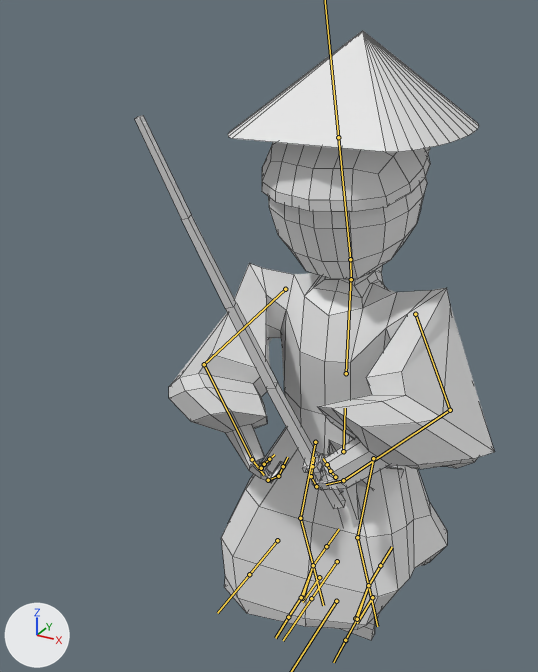
The FBX model Map/Assets/Models/Yamato_samurai_advanced/Yamato_samurai_advanced.fbx as it was, and as the next commit left it.
Before and after are seen from a 50 mm camera at (6.51, -16.04, 16.15) aimed at (-1.09, -2.22, 9.24). Arrows for +X, +Y and +Z are at lower left; the lights stay in place. Both versions are drawn at frame 7 of the action 'Armature|Waiting'; the numbers are the values there. The bones that bend it are drawn over the model as lines. Mesh edges are drawn as thin lines.

In view in the first picture: 'Samurai Advanced'.
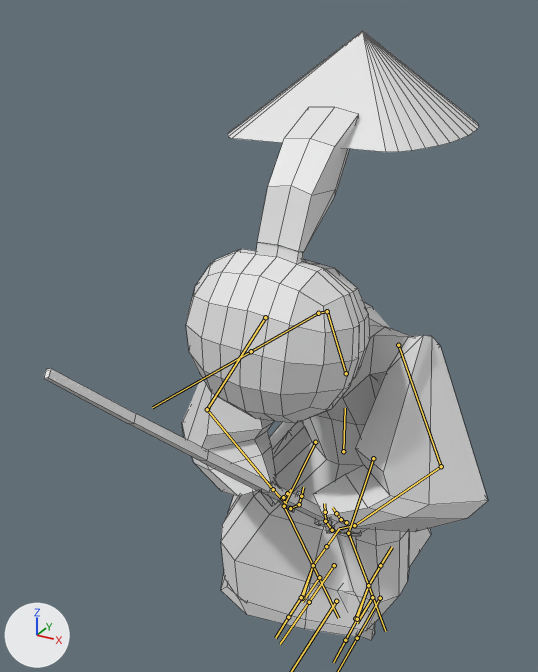
What differs and where, as boxes [x1, y1, x2, y2] in the pictures (538 x 672 px):
'Samurai Advanced', posed (24% wider)
    before: [135, 31, 494, 640]
    after: [44, 31, 488, 640]
bone 'Pecho', root to tip
    before: (346, 373) to (351, 276)
    after: (346, 373) to (326, 309)
bone 'Cuello', root to tip
    before: (351, 279) to (350, 259)
    after: (327, 311) to (318, 313)
bone 'Femur.L', root to tip
    before: (373, 458) to (357, 537)
    after: (373, 458) to (348, 533)
bone 'Tibia.L', root to tip
    before: (357, 537) to (368, 585)
    after: (348, 533) to (368, 585)
bone 'Femur.R', root to tip
    before: (315, 442) to (300, 518)
    after: (315, 442) to (284, 506)
bone 'Tibia.R', root to tip
    before: (300, 518) to (313, 565)
    after: (284, 506) to (313, 565)

Diff of the bpy script that builds the scene:
```diff
--- a/Map/Assets/Models/Yamato_samurai_advanced/Yamato_samurai_advanced.fbx.py
+++ b/Map/Assets/Models/Yamato_samurai_advanced/Yamato_samurai_advanced.fbx.py
@@ bone_pecho @@
 bone_pecho = bpy.data.objects['Armature'].pose.bones['Pecho']  # child of 'Abdomen'
-bone_pecho.rotation_quaternion = (1.0, 0.0, 0.0, 0.0)  # degrees (0, 0, 0)
+bone_pecho.rotation_quaternion = (0.962, 0.274, -0.004, 0.0)  # degrees (32, 0, 0)
@@ bone_cuello @@
 bone_cuello = bpy.data.objects['Armature'].pose.bones['Cuello']  # child of 'Pecho'
-bone_cuello.rotation_quaternion = (1.0, 0.0, 0.0, 0.0)  # degrees (0, 0, 0)
+bone_cuello.rotation_quaternion = (0.956, -0.29, -0.023, 0.029)  # degrees (-34, -2, 4)
@@ bone_femur_l @@
 bone_femur_l = bpy.data.objects['Armature'].pose.bones['Femur.L']  # child of 'Abdomen'
-bone_femur_l.rotation_quaternion = (0.98, -0.2, 0.006, -0.003)  # degrees (-23, 1, 0)
+bone_femur_l.rotation_quaternion = (0.953, -0.168, -0.228, 0.107)  # degrees (-24, -23, 18)
@@ bone_tibia_l @@
 bone_tibia_l = bpy.data.objects['Armature'].pose.bones['Tibia.L']  # child of 'Femur.L'
-bone_tibia_l.rotation_quaternion = (0.933, 0.36, 0.0, 0.0)  # degrees (42, 0, 0)
+bone_tibia_l.rotation_quaternion = (0.93, 0.246, -0.003, -0.274)  # degrees (28, 7, -31)
@@ bone_femur_r @@
 bone_femur_r = bpy.data.objects['Armature'].pose.bones['Femur.R']  # child of 'Abdomen'
-bone_femur_r.rotation_quaternion = (0.98, -0.2, -0.006, 0.003)  # degrees (-23, -1, 0)
+bone_femur_r.rotation_quaternion = (0.929, -0.087, -0.305, 0.189)  # degrees (-19, -32, 29)
@@ bone_tibia_r @@
 bone_tibia_r = bpy.data.objects['Armature'].pose.bones['Tibia.R']  # child of 'Femur.R'
-bone_tibia_r.rotation_quaternion = (0.933, 0.36, 0.0, 0.0)  # degrees (42, 0, 0)
+bone_tibia_r.rotation_quaternion = (0.924, 0.046, -0.009, -0.379)  # degrees (5, 1, -45)
```
